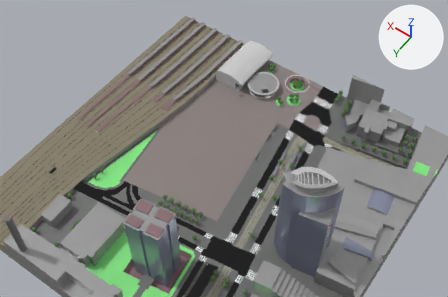
Before and after pictures for a commit that changed the glTF model place_de_milan.glb.
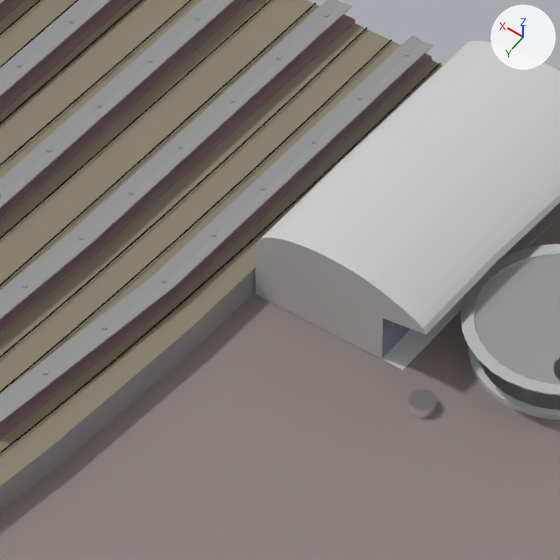
There are two pictures of each version: one whole from a camera (50 mm lens) standing at (-188.2, 275.8, 495.3) and looking at (54.2, -63.6, -38.0), one close up on the part from 39% to 59% of the width and 12% to 41% of the height. Every picture has the same lights, and +X, +Y and +Z are marked at upper right. The last two pictures show the newer version. Where no turn or scale is listed for an object, it has been applied to the vertices. Vertices at exactly the same position are counted once.

Objects in the first close-up: 'Cube.005', 'Detector_Train', 'Extension_Gare', 'Hall_Gare', 'polygone_implantation', 'quartier' and 2 more.
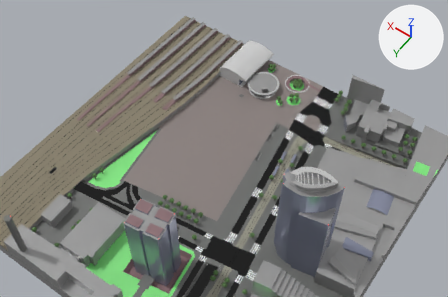
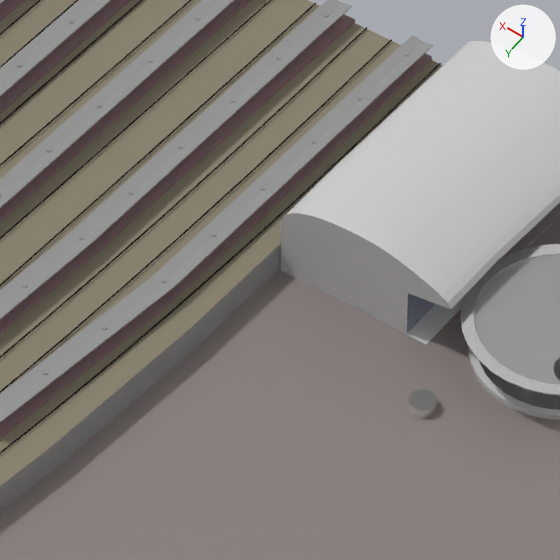
Where the newer file only moved an object's origin or applied its transform, the numbers keep the older frame.

Where the change shows, as pixel boxes (x1, y1, x2, y2) in the close-ups (560 x 560 px):
```json
{"object": "Extension_Gare", "change": "reshaped", "before": [266, 170, 494, 370], "after": [291, 170, 494, 344], "on screen": "11% narrower, 13% shorter"}
```

Edits to the scene script, one JSON object a line:
```json
{"block": "me_plan_006", "where": "# used by ob_extension_gare; location = (85.2, -132.9, 0.0)"}
{"op": "remove", "block": "me_plan_006", "code": "me_plan_006.from_pydata(...)  # 56 vertices, 108 faces; spans x -19.6..15.2, y -0.1..20.1, z 0.0..17.6"}
{"op": "add", "block": "me_plan_006", "code": "me_plan_006.from_pydata(...)  # 56 vertices, 108 faces; spans x -19.6..15.2, y -0.1..12.8, z 0.0..17.5"}
{"block": "me_plan_006", "change": "me_plan_006 part 1"}
{"block": "me_plan_006", "change": "16 vertices are removed from x -19.6..15.2, y 19.9..20.1, z 0.1..17.6"}
{"block": "me_plan_006", "change": "108 faces are deleted"}
{"block": "me_plan_006", "change": "12 vertices move from x -10.3..14.5, y 19.9, z 13.3..17.6 to x -12.3..13.9, y 12.7, z 13.9..17.5"}
{"block": "me_plan_006", "change": "3 vertices are added at (-11.0, 12.8, 0.3), (-11.1, 12.8, 10.0), (14.7, 12.7, 12.3)"}
{"block": "me_plan_006", "change": "13 new vertices lie (0.0, 12.8, 0.0) away from vertices in x -19.6..15.2, y -0.1..0.0, z 0.0..17.5"}
{"block": "me_plan_006", "change": "2 new faces join them, mat_glass (grey #989db4)"}
{"block": "me_plan_006", "change": "106 new faces join them, mat_matériau_004 (light grey #cccccc)"}
```
